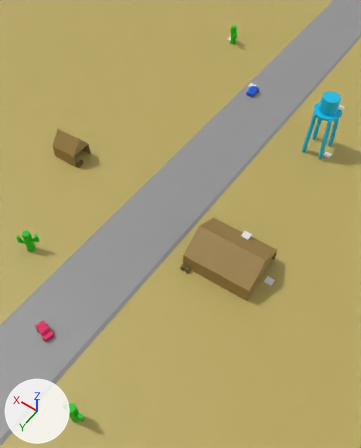
Renders of the OBJ model assets/desertmap.obj from each side of a commit.
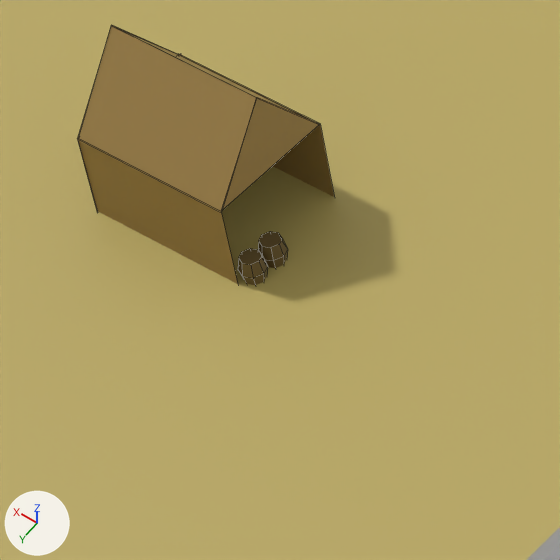
The first picture shows the older version from a 50 mm lens placed at (-54.0, 13.0, 101.0), pointed at (-6.0, -54.0, -5.0). The close-ups show both versions on the part from 11% to 34% of the width and 28% to 47% of the height of that picture; other places that the commit changed are outside them. The lights are fixed; the arrows at lower left show +X, +Y and +Z. The close-ups show mesh edges as thin lines. Where no turn or scale is listed for an object, it has been applied to the vertices.

Names of what the first close-up shows: 'Cylinder.005_Cylinder.002_Cylinder.005_Cylinder.001', 'Cylinder.005_Cylinder.003_Cylinder.005_Cylinder.002', 'Plane', 'Plane.007_Plane.001_Plane.007_Plane.008'.
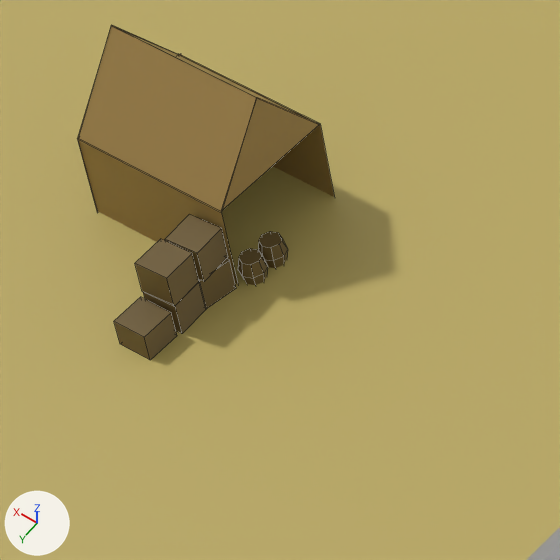
Where the change shows, as pixel boxes [x1, y1, x2, y2] in the close-ups (560 x 560 px):
'Cube.003_Cube.001', added (brown): after [135, 239, 199, 307]
'Cube.002_Cube.001', added (brown): after [114, 297, 177, 360]
'Cube.004_Cube.001', added (brown): after [165, 215, 228, 282]
'Cube.001', added (brown): after [143, 281, 207, 334]
'Cube_Cube.001', added (brown): after [199, 258, 236, 308]

The change, as a list of edits to the scene's bpy script:
```text
Add me_cube_cube_001:
    me_cube_cube_001.from_pydata([(29.87, -51.9, -3.4), (29.87, -51.9, -1.7), (30.08, -50.22, -3.4), (30.08, -50.22, -1.7), (31.56, -52.11, -3.4), (31.56, -52.11, -1.7), (31.77, -50.43, -3.4), (31.77, -50.43, -1.7)], [], [(0, 1, 3, 2), (2, 3, 7, 6), (6, 7, 5, 4), (4, 5, 1, 0), (2, 6, 4, 0), (7, 3, 1, 5)])
    me_cube_cube_001.materials.append(mat_barrelbrown)  # brown #6c5930
Add me_cube_004_cube_001:
    me_cube_004_cube_001.from_pydata([(30.07, -52.03, -1.71), (30.07, -52.03, -0.01), (29.88, -50.34, -1.71), (29.88, -50.34, -0.01), (31.76, -51.84, -1.71), (31.76, -51.84, -0.01), (31.57, -50.15, -1.71), (31.57, -50.15, -0.01)], [], [(0, 1, 3, 2), (2, 3, 7, 6), (6, 7, 5, 4), (4, 5, 1, 0), (2, 6, 4, 0), (7, 3, 1, 5)])
    me_cube_004_cube_001.materials.append(mat_barrelbrown)  # brown #6c5930
Add me_cube_003_cube_001:
    me_cube_003_cube_001.from_pydata([(30.04, -50.22, -1.71), (30.04, -50.22, -0.01), (29.9, -48.52, -1.71), (29.9, -48.52, -0.01), (31.73, -50.08, -1.71), (31.73, -50.08, -0.01), (31.6, -48.39, -1.71), (31.6, -48.39, -0.01)], [], [(0, 1, 3, 2), (2, 3, 7, 6), (6, 7, 5, 4), (4, 5, 1, 0), (2, 6, 4, 0), (7, 3, 1, 5)])
    me_cube_003_cube_001.materials.append(mat_barrelbrown)  # brown #6c5930
Add me_cube_002_cube_001:
    me_cube_002_cube_001.from_pydata([(30.0, -48.38, -3.42), (30.0, -48.38, -2.02), (29.94, -46.68, -3.42), (29.94, -46.68, -2.02), (31.7, -48.31, -3.42), (31.7, -48.31, -2.02), (31.63, -46.61, -3.42), (31.63, -46.61, -2.02)], [], [(0, 1, 3, 2), (2, 3, 7, 6), (6, 7, 5, 4), (4, 5, 1, 0), (2, 6, 4, 0), (7, 3, 1, 5)])
    me_cube_002_cube_001.materials.append(mat_barrelbrown)  # brown #6c5930
Add me_cube_001:
    me_cube_001.from_pydata([(30.06, -50.27, -3.4), (30.06, -50.27, -1.7), (29.89, -48.58, -3.4), (29.89, -48.58, -1.7), (31.75, -50.1, -3.4), (31.75, -50.1, -1.7), (31.58, -48.4, -3.4), (31.58, -48.4, -1.7)], [], [(0, 1, 3, 2), (2, 3, 7, 6), (6, 7, 5, 4), (4, 5, 1, 0), (2, 6, 4, 0), (7, 3, 1, 5)])
    me_cube_001.materials.append(mat_barrelbrown)  # brown #6c5930
Add ob_cube_cube_001:
    ob_cube_cube_001 = bpy.data.objects.new('Cube_Cube.001', me_cube_cube_001)
    ob_cube_cube_001.location = (0.0, 0.0, 0.0)
Add ob_cube_004_cube_001:
    ob_cube_004_cube_001 = bpy.data.objects.new('Cube.004_Cube.001', me_cube_004_cube_001)
    ob_cube_004_cube_001.location = (0.0, 0.0, 0.0)
Add ob_cube_003_cube_001:
    ob_cube_003_cube_001 = bpy.data.objects.new('Cube.003_Cube.001', me_cube_003_cube_001)
    ob_cube_003_cube_001.location = (0.0, 0.0, 0.0)
Add ob_cube_002_cube_001:
    ob_cube_002_cube_001 = bpy.data.objects.new('Cube.002_Cube.001', me_cube_002_cube_001)
    ob_cube_002_cube_001.location = (0.0, 0.0, 0.0)
Add ob_cube_001:
    ob_cube_001 = bpy.data.objects.new('Cube.001', me_cube_001)
    ob_cube_001.location = (0.0, 0.0, 0.0)
```
